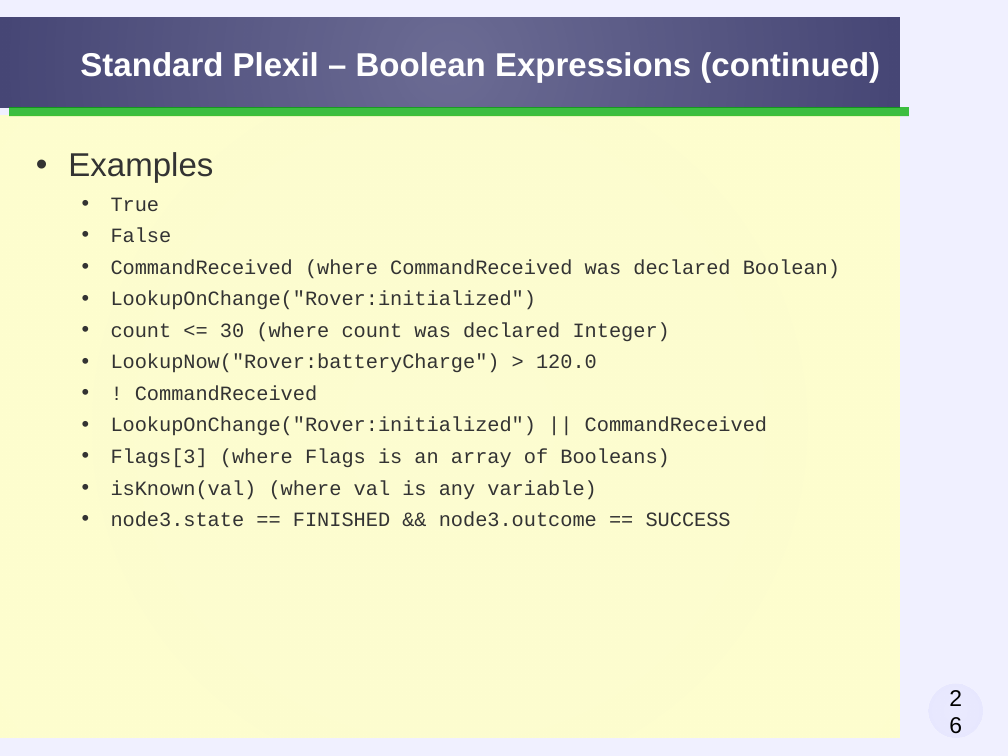
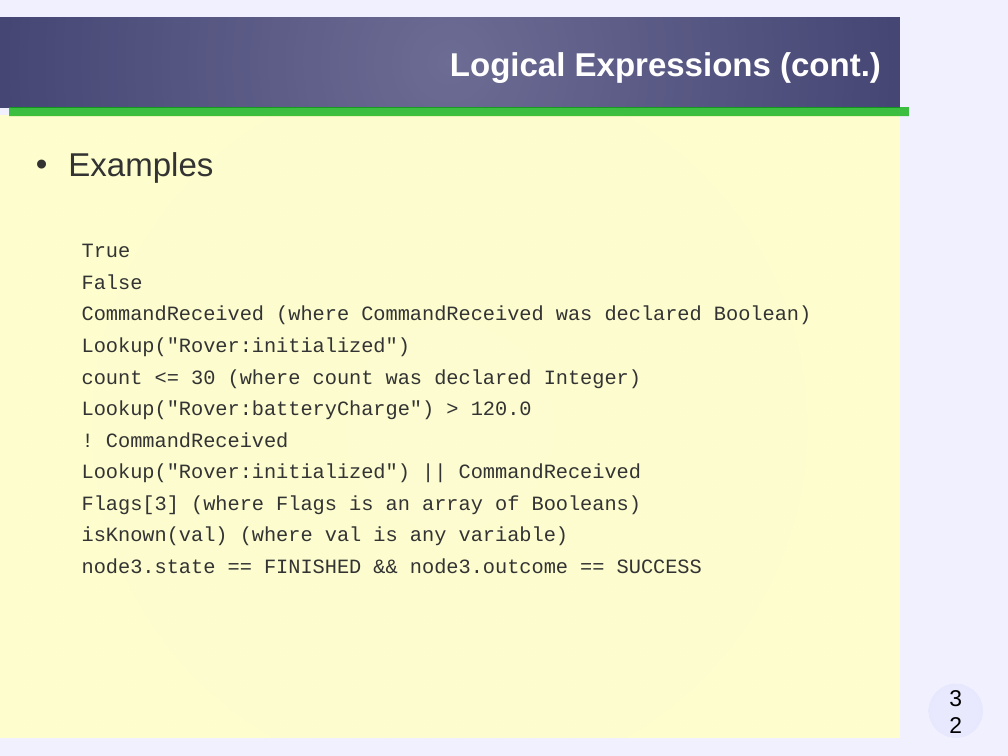
Before and after one commit to taless474/plexil, a slide deck: slide 32 of workshop/slides/plexil-workshop-language.odp (slide 26 before the commit). Drawn at 1008x756 pixels with LibreOffice and Linux fonts; fonts in the diff are those of the drawing; background and template pictures are left out. Boxes give left, top, right and bottom in pixels: in the first picture for what was removed or moved away, otherwise in the second. Text is boxed around its words. In the diff, an @@ line names an element or a change of style, - is before the commit and + after.

Commit message:
revised for Plexil 1.5

```diff
--- a/workshop/slides/plexil-workshop-language.odp
+++ b/workshop/slides/plexil-workshop-language.odp
@@ title at bbox=[450, 52, 881, 82]: text changed @@
-Standard Plexil – Boolean Expressions (continued)
+Logical Expressions (cont.)
@@ text at bbox=[82, 243, 811, 574]: bullet • to none; list level 2 to 1 in "True"; list level 2 to 1 in "False"; list level 2 to 1 in "CommandReceived (where CommandReceived was declared ..."; list level 2 to 1 in "count <= 30 (where count ..."; list level 2 to 1 in "! CommandReceived"; list level 2 to 1 in "Flags[3] (where Flags is an ..."; list level 2 to 1 in "isKnown(val) (where val is any ..."; list level 2 to 1 in "node3.state == FINISHED && node3.outcome ..." @@
@@ text at bbox=[82, 338, 410, 357]: text changed @@
-  • LookupOnChange("Rover:initialized")
+Lookup("Rover:initialized")
@@ text at bbox=[82, 401, 532, 420]: text changed @@
-  • LookupNow("Rover:batteryCharge") > 120.0
+Lookup("Rover:batteryCharge") > 120.0
@@ text at bbox=[82, 464, 641, 483]: text changed @@
-  • LookupOnChange("Rover:initialized") || CommandReceived
+Lookup("Rover:initialized") || CommandReceived
@@ page number at bbox=[928, 684, 982, 738]: text changed @@
-26
+32
```
Also in this commit, not shown: 30 other slides changed, 8 slides added, 2 slides removed, 1 other file.
